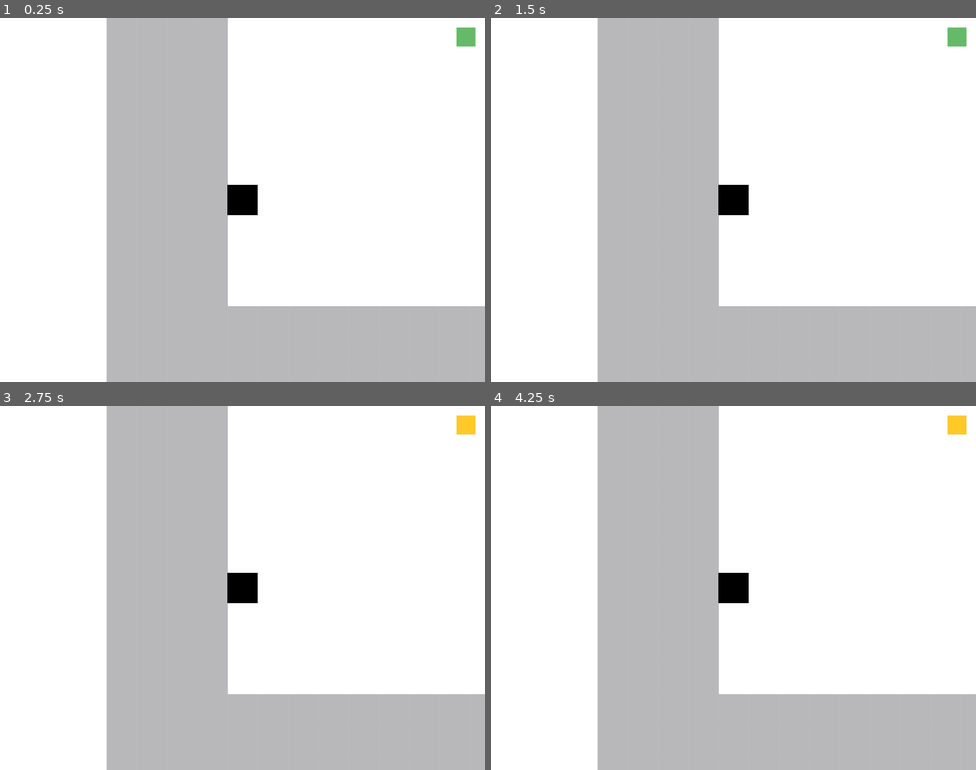
Above: before the commit, frames 1-4 (two rows, left to right).
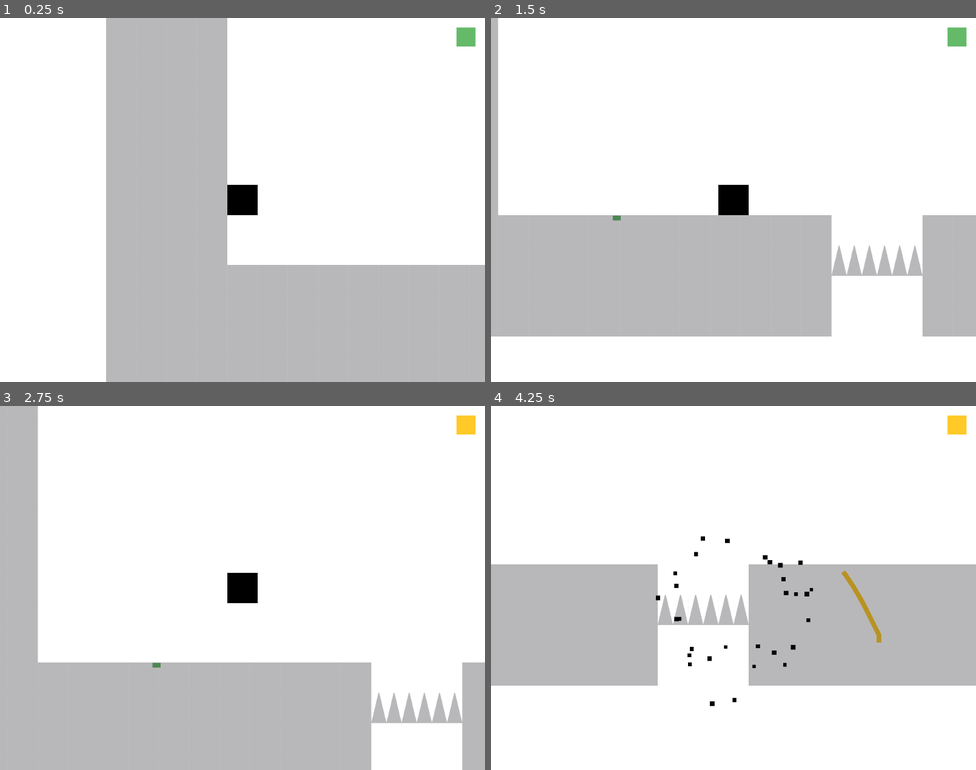
Above: after the commit, the same moments.

Repository: igaryhe/LD45
Game: Godot game, scene res://World.tscn
The game is run twice, just before and just after one commit, with the same random seed, the same clock (stepped at 60 frames per second) and the same inputs. Sound files missing from this copy of the repository are replaced by a short silence.
Inputs (mouse positions are in pixels of both pictures, inside the frame that each line leads up to):
- Up to frame 1 (0.25 s): no input
- Up to frame 2 (1.5 s): move the mouse to (840, 181) at 0.52 s; hold Right (ui_right) from 0.53 s (still down); tap Space (jump) at 0.6, 0.77, 1.07 s; move the mouse to (636, 218) at 1.27 s; click (636, 218) at 1.35 s
- Up to frame 3 (2.75 s): tap Space (jump) at 1.52, 1.55, 1.82, 2.3 s; move the mouse to (291, 507) at 2.02 s; release Right (ui_right) at 2.03 s; hold Left (ui_left) from 2.03 s (still down); tap C (switch_color) at 2.1 s
- Up to frame 4 (4.25 s): move the mouse to (709, 660) at 2.77 s; release Left (ui_left) at 2.78 s; hold Right (ui_right) from 2.78 s (still down); tap Space (jump) at 2.85, 3.02, 3.32, 3.77, 3.8, 4.07 s; move the mouse to (879, 642) at 3.52 s; press the mouse at (879, 642) at 3.53 s

The runs differ from the first frame. In frame 1, 6.2% of the frame differs, in the area x 21-100%, y 0-100%; in frame 2, 42%; in frame 3, 36%; in frame 4, 55%, in the area x 0-100%, y 0-100%.
Error before the commit: Parse Error: Mixed tabs and spaces in indentation. (res://PlayerFSM.gd:45)

Commit message:
Respawn works

Diff:
--- a/Deadzone.gd
+++ b/Deadzone.gd
@@ -2,4 +2,6 @@
 
 func _on_Deadzone_body_entered(body):
 	if body.get_name() == "Player":
-		Player.respawn()
+		#Player.respawn()
+		var state_machine = get_node("/root/Player/StateMachine")
+		state_machine.set_state(state_machine.states.death)
--- a/Player.gd
+++ b/Player.gd
@@ -20,6 +20,9 @@
 
 onready var anim_player = $AnimationPlayer
 onready var audio_player = $AudioStreamPlayer
+onready var particles = $DeathParticles
+onready var timer = $RespawnTimer
+onready var sprite = $Sprite
 
 func _ready():
 	init_pos()
@@ -28,14 +31,9 @@
 	$DeathParticles.one_shot = true
 
 func init_pos():
+	$StateMachine.set_state($StateMachine.states.idle)
 	position = Vector2(100, 416)
 	$Sprite.show()
-
-func respawn():
-	emit_signal('death')
-	$DeathParticles.emitting = true
-	$Sprite.hide()
-	$RespawnTimer.start(1)
 
 func apply_gravity():
 	velocity.y += GRAVITY
--- a/Player.tscn
+++ b/Player.tscn
@@ -96,6 +96,7 @@
 [node name="DeathParticles" type="Particles2D" parent="."]
 emitting = false
 amount = 30
+lifetime = 0.8
 one_shot = true
 explosiveness = 0.8
 process_material = SubResource( 2 )
--- a/PlayerFSM.gd
+++ b/PlayerFSM.gd
@@ -9,9 +9,10 @@
 	call_deferred("set_state", states.idle)
 
 func _state_logic(delta):
-	parent.apply_movement()
-	parent.apply_gravity()
-	parent.apply_jump(delta)
+	if state != states.death:
+		parent.apply_movement()
+		parent.apply_gravity()
+		parent.apply_jump(delta)
 	pass
 
 func _get_transition(delta):
@@ -42,13 +43,18 @@
 				return states.idle
 			elif parent.velocity.y < 0:
 				return states.jump
-    return null
+	return null
 
 func _enter_state(new_state, old_state):
 	match new_state:
 		states.jump:
 			parent.anim_player.play("jump")
 			parent.audio_player.play()
+		states.death:
+			emit_signal('death')
+			parent.sprite.hide()
+			parent.particles.emitting = true
+			parent.timer.start(1)
 
 func _exit_state(old_state, new_state):
 	if old_state == states.fall and new_state == states.idle:
